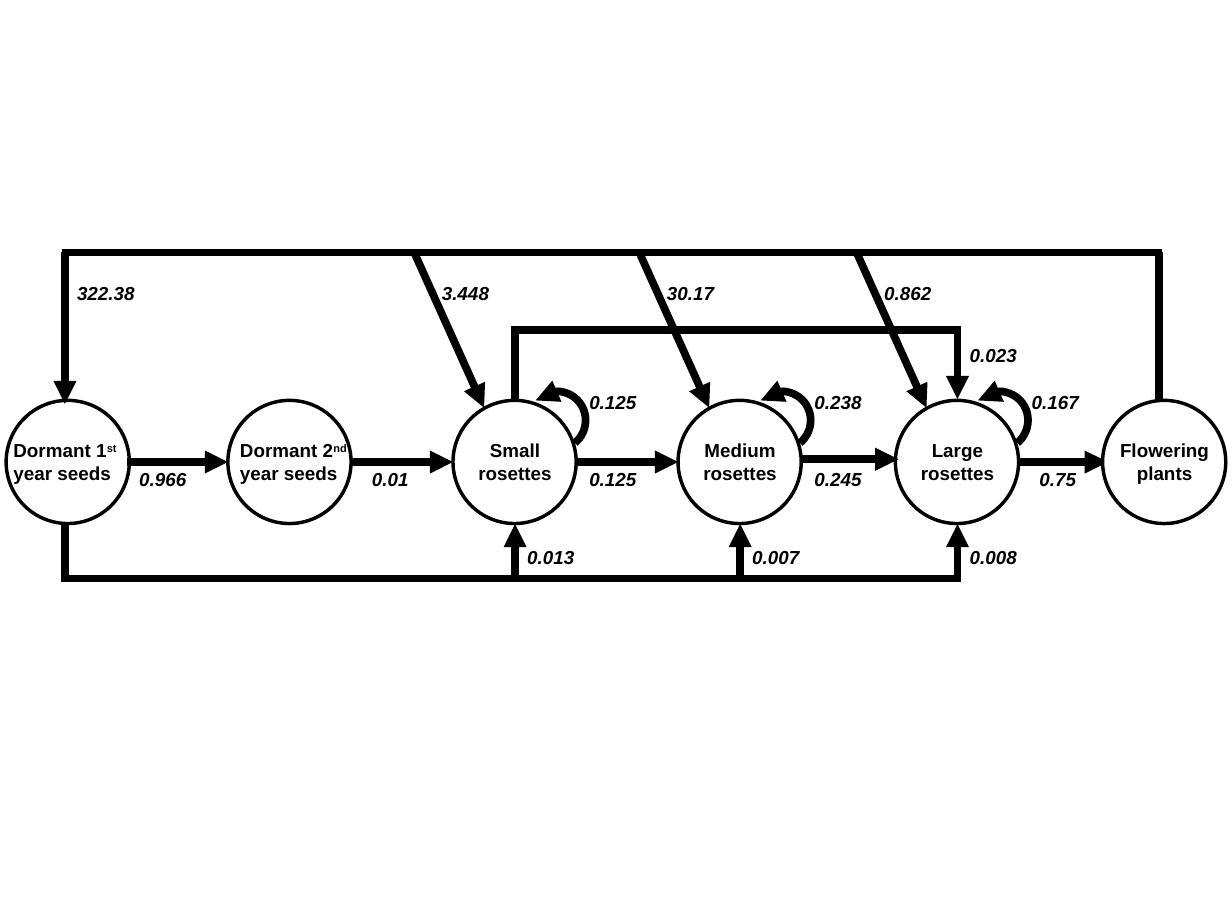
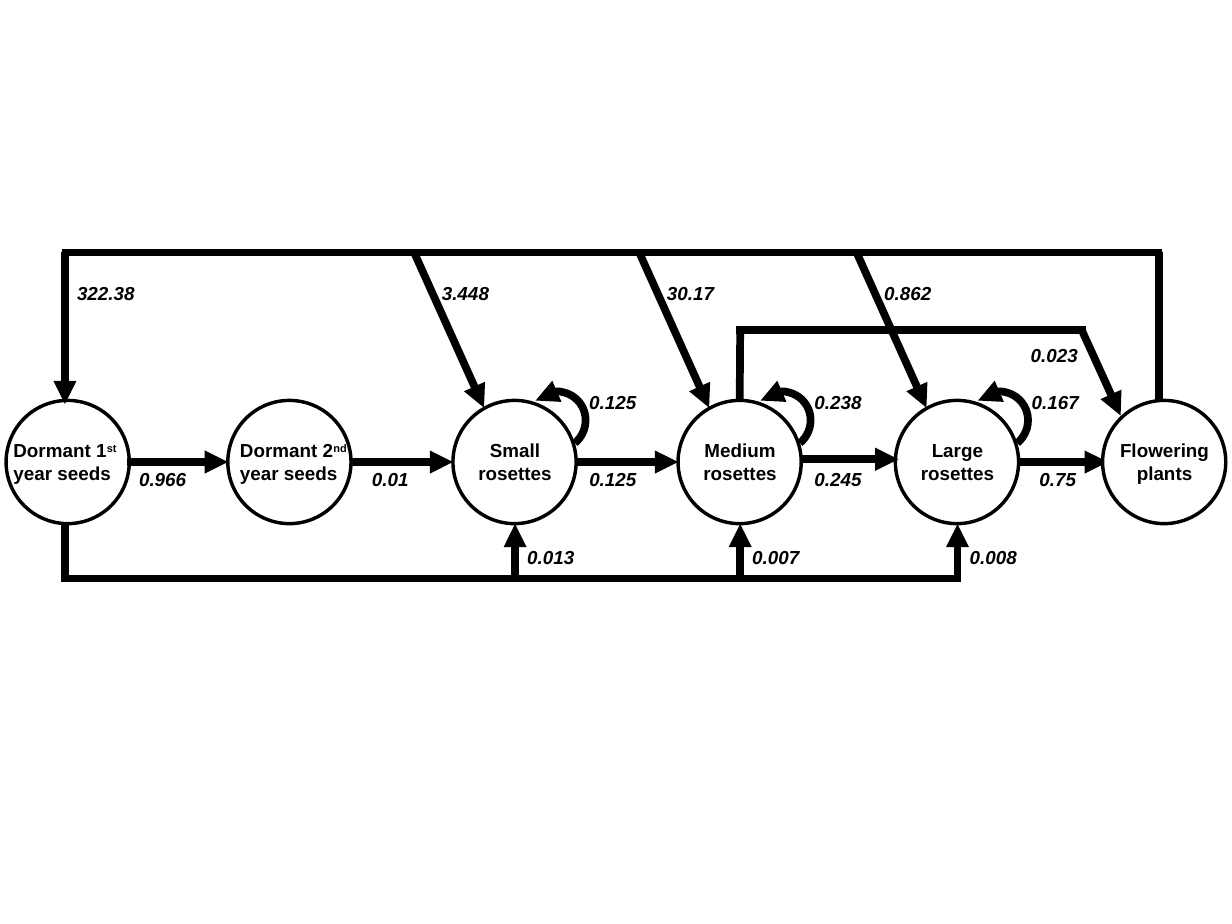
Before and after one commit to GenChangHSU/2021_Fall_Introduction_to_Theoretical_Ecology, a slide deck: slide 1 of Teasel Diagram.pptx. Drawn at 1232x924 pixels with LibreOffice and Linux fonts; fonts in the diff are those of the drawing. Boxes give left, top, right and bottom in pixels: in the first picture for what was removed or moved away, otherwise in the second. Text is boxed around its words. In the diff, an @@ line names an element or a change of style, - is before the commit and + after.

```diff
--- a/Teasel Diagram.pptx
+++ b/Teasel Diagram.pptx
@@ line moved from (513, 330) - (961, 330) to (736, 330) - (1085, 330) @@
@@ line moved from (515, 326) - (515, 517) to (740, 330) - (739, 400) @@
@@ text "0.023": place and size @@
-text "0.023" at [970, 349, 1017, 363]
+text "0.023" at [1031, 349, 1078, 363]
@@ arrow moved from (957, 330) - (957, 399) to (1082, 330) - (1121, 415) @@
```
Also in this commit, not shown: 23 other files.
